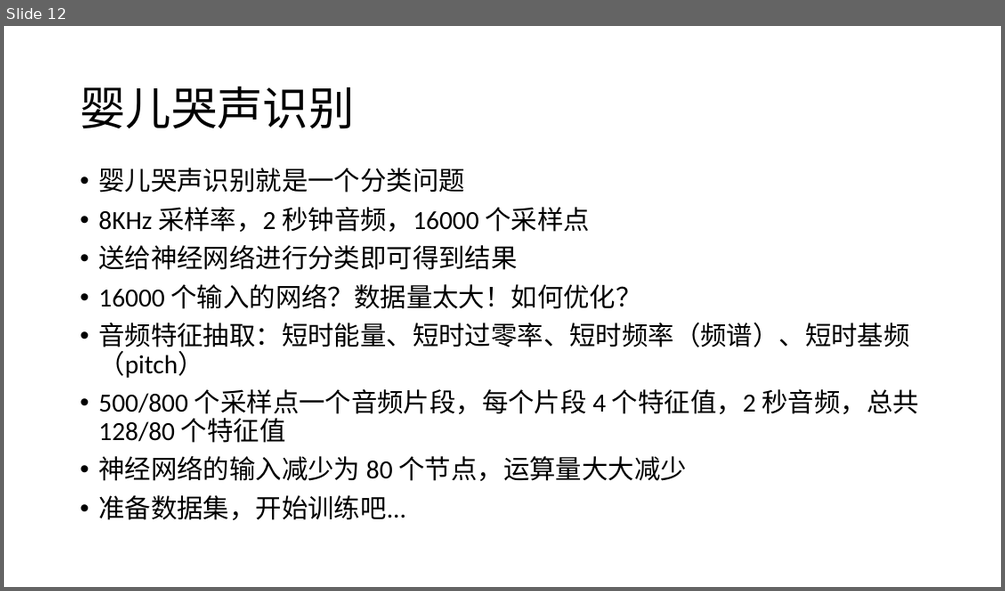
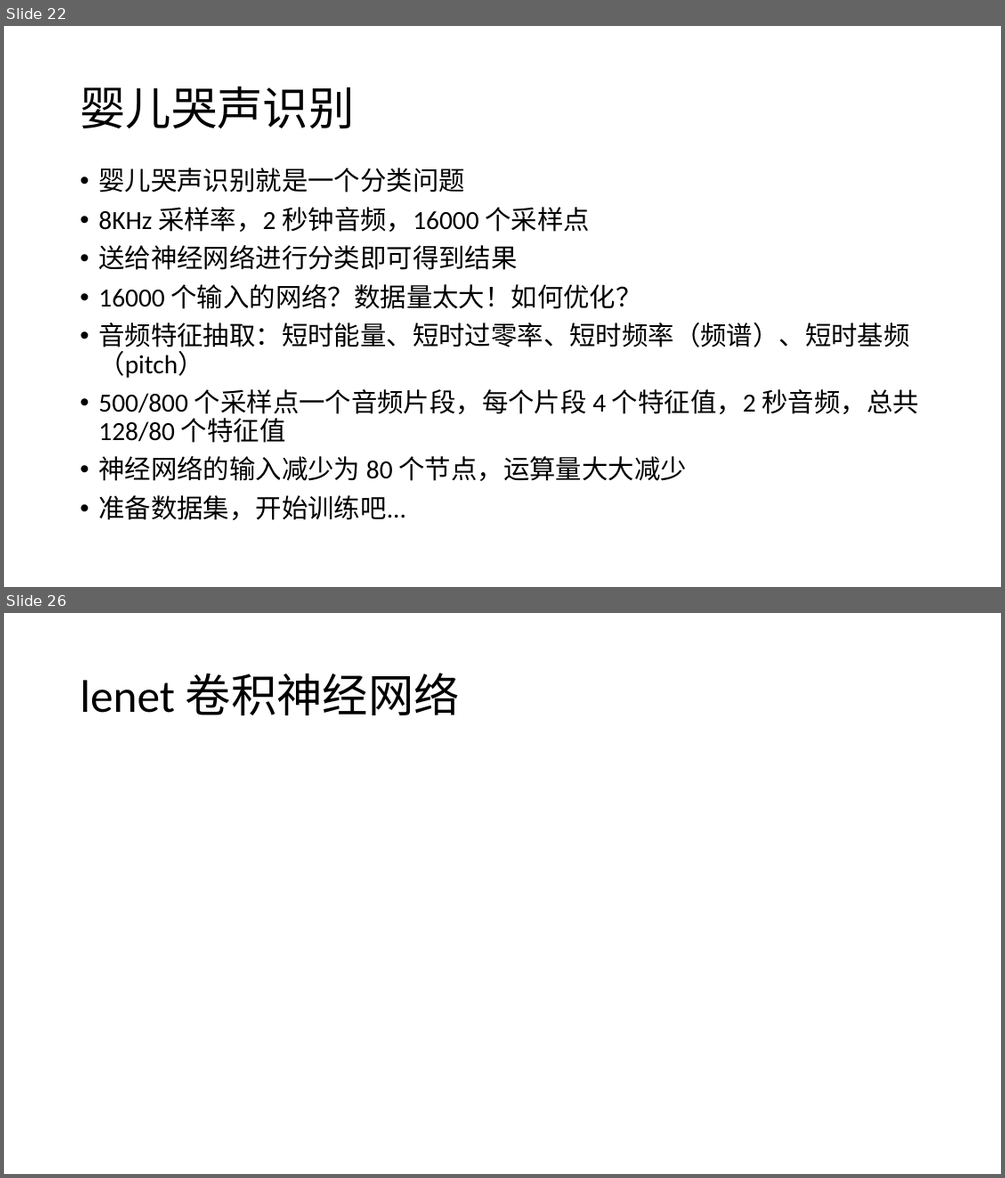
Before and after one commit to rockcarry/ffann, a slide deck: docs/BP 神经网络 C 语言实现与项目应用.pptx. Shown one above the other, each under a label of ours: slide 12 before the commit, slides 22 and 26 after it; the slides between them are not shown. The pictures are 1005x591 and 1005x1178 pixels, drawn with LibreOffice and Linux fonts; fonts in the diff are those of the drawing. Boxes give left, top, right and bottom in pixels: in the first picture for what was removed or moved away, otherwise in the second. Text is boxed around its words. In the diff, an @@ line names an element or a change of style, - is before the commit and + after.

Commit message:
更新 'BP 神经网络 C 语言实现与项目应用.pptx'

```diff
--- a/docs/BP 神经网络 C 语言实现与项目应用.pptx
+++ b/docs/BP 神经网络 C 语言实现与项目应用.pptx
@@ slide 26 added at bbox=[4, 613, 1001, 1174], background #FFFFFF @@
@@ title added at bbox=[80, 673, 460, 715], 44 pt, text #000000 @@
+lenet 卷积神经网络
@@ what was slide 12 is now slide 22 @@
```
Also in this commit, not shown: 2 slides changed, 29 other slides added.
